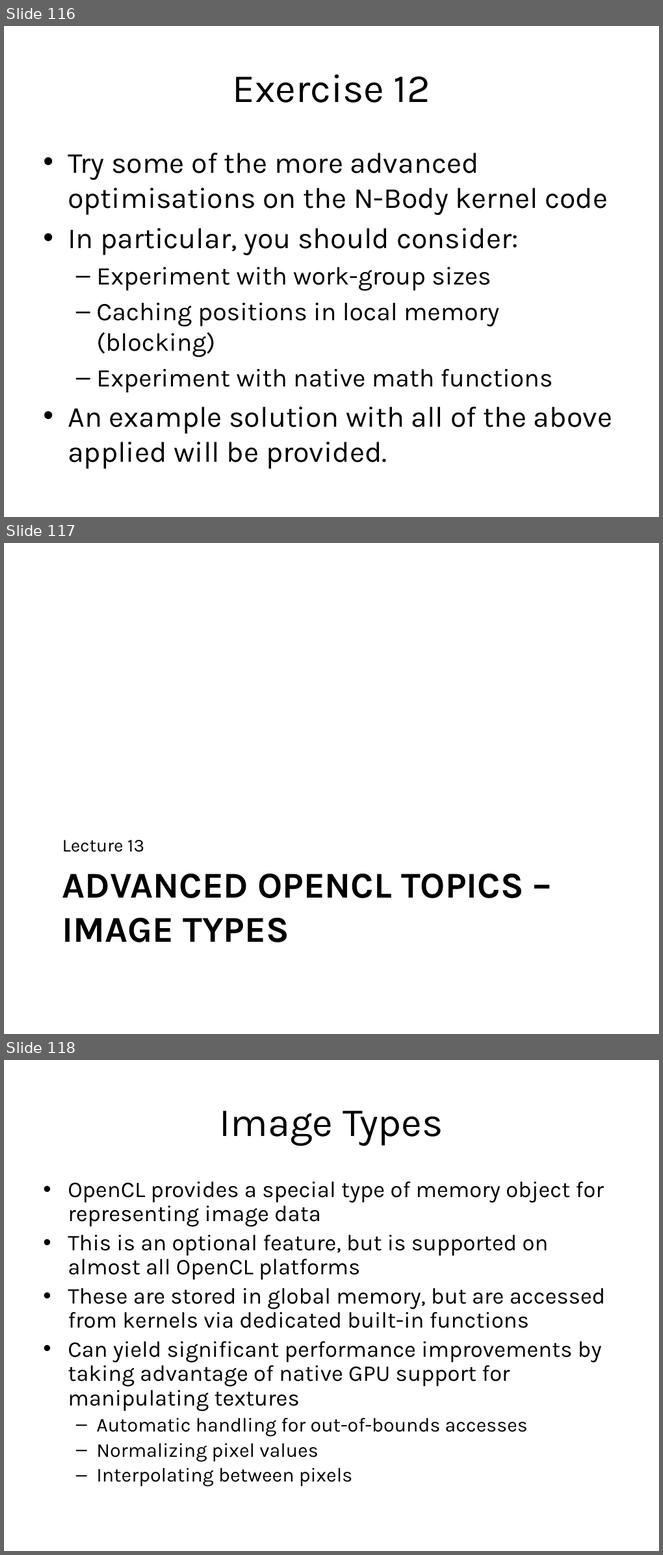
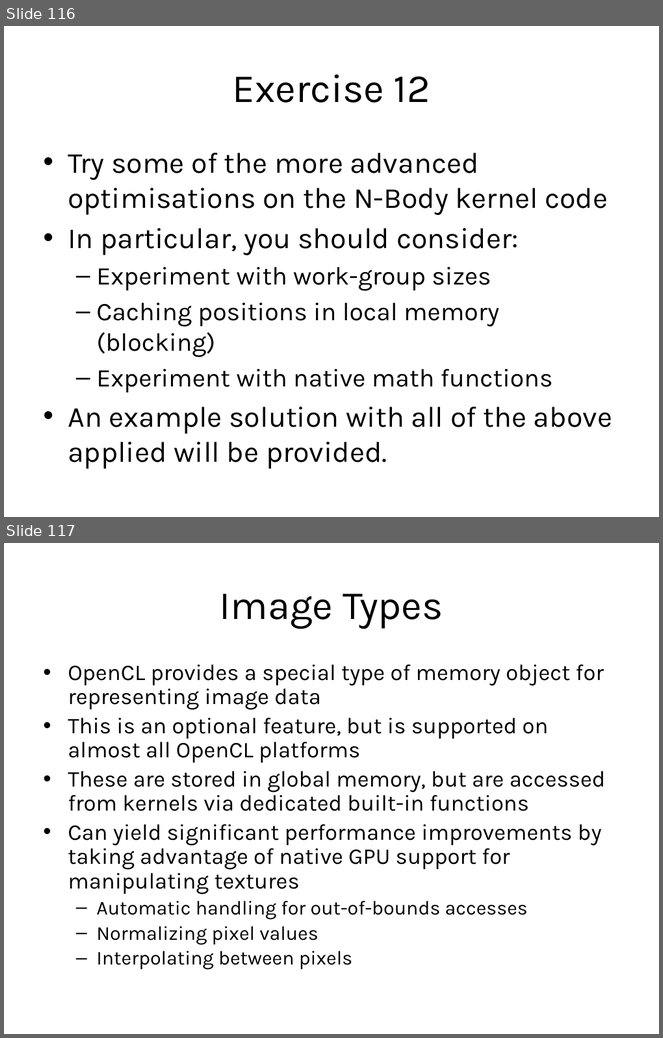
Before and after one commit to UoB-HPC/opencl-training-code, a slide deck: slides/intro_to_OpenCL_Feb_2015_part2.pptx. Shown one above the other, each under a label of ours: slides 116, 117 and 118 before the commit, slides 116 and 117 after it. The pictures are 663x1555 and 663x1038 pixels, drawn with LibreOffice and Linux fonts; fonts in the diff are those of the drawing. Boxes give left, top, right and bottom in pixels: in the first picture for what was removed or moved away, otherwise in the second. Text is boxed around its words. In the diff, an @@ line names an element or a change of style, - is before the commit and + after.

```diff
--- a/slides/intro_to_OpenCL_Feb_2015_part2.pptx
+++ b/slides/intro_to_OpenCL_Feb_2015_part2.pptx
@@ slide 117 removed at [4,543,659,1034], background #FFFFFF @@
@@ text removed at [62,840,144,852] @@
-Lecture 13
@@ title removed at [62,874,524,943] @@
-ADVANCED OPENCL TOPICS – IMAGE TYPES
@@ what was slide 118 is now slide 117 @@
```
Also in this commit, not shown: 10 slides changed, 1 other slide removed, 2 other files.
